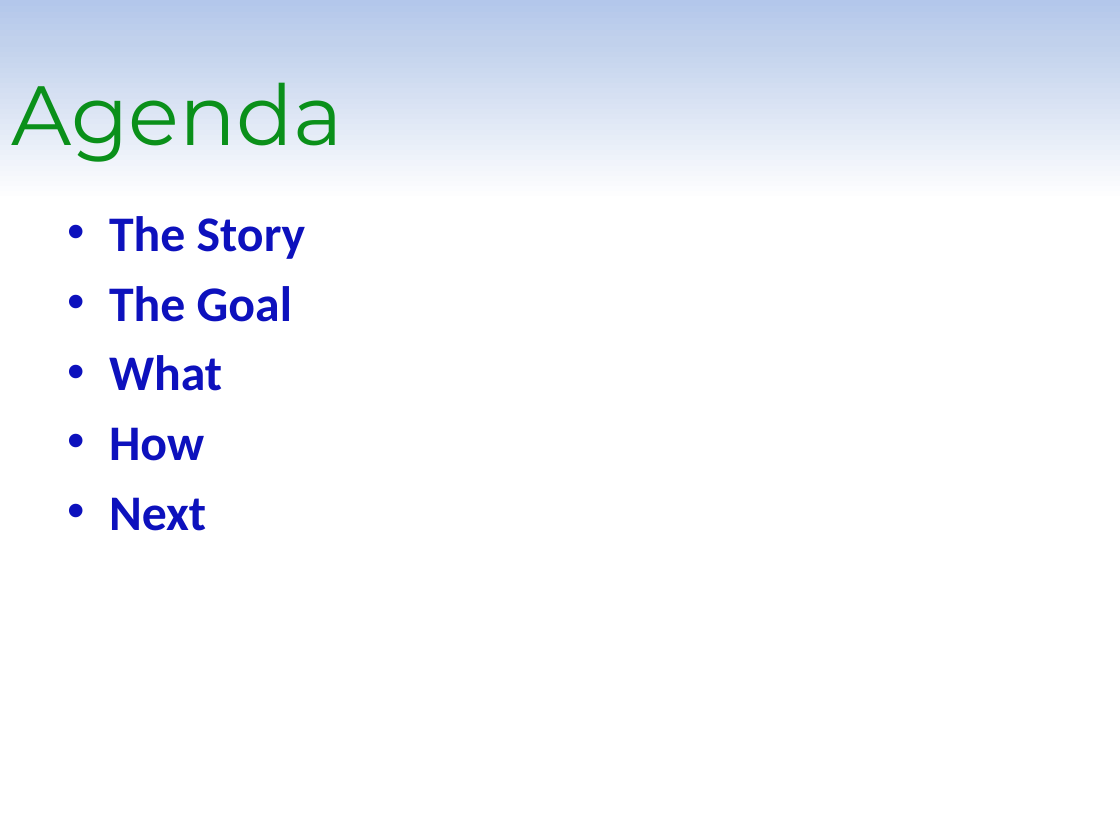
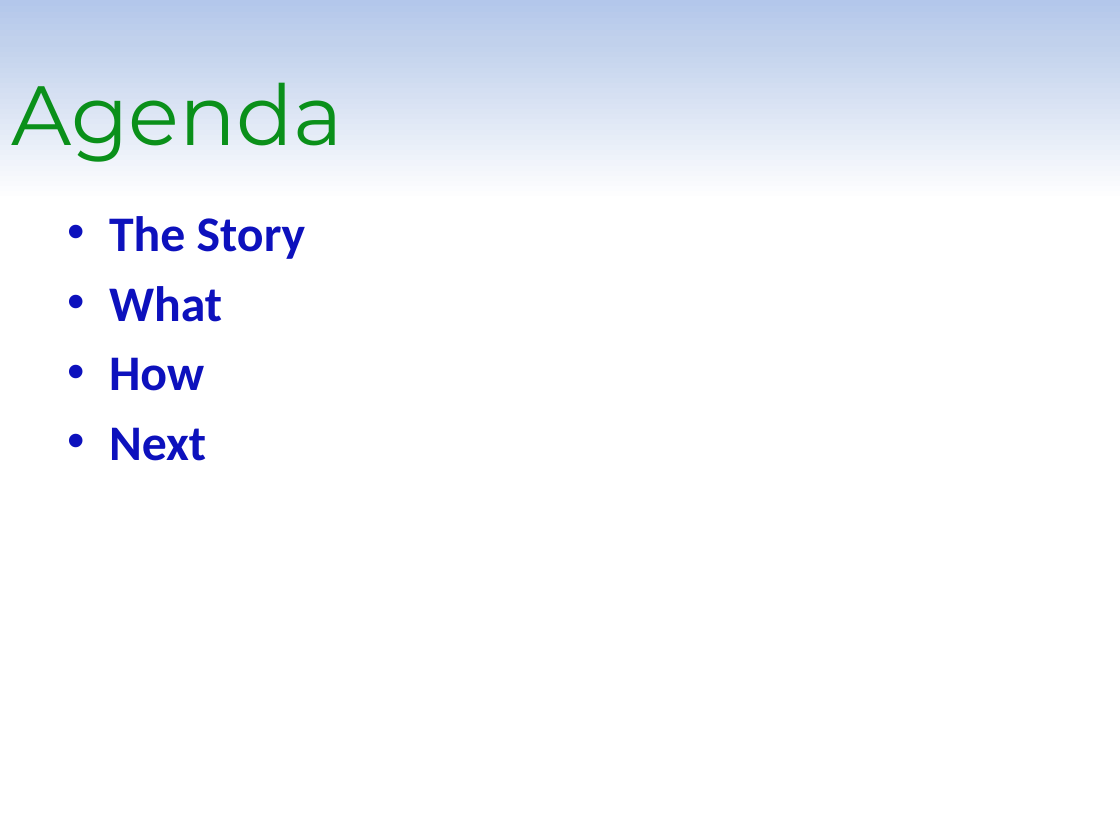
Before and after one commit to Jiangtang/SESUG, a slide deck: slide 7 of 2015/SD103.pptx. Drawn at 1120x840 pixels with LibreOffice and Linux fonts; fonts in the diff are those of the drawing; background and template pictures are left out. Boxes give left, top, right and bottom in pixels: in the first picture for what was removed or moved away, otherwise in the second. Text is boxed around its words. In the diff, an @@ line names an element or a change of style, - is before the commit and + after.

```diff
--- a/2015/SD103.pptx
+++ b/2015/SD103.pptx
@@ text at (x1=109, y1=286, x2=292, y2=322): paragraph removed @@
-• The Goal
```
Also in this commit, not shown: 6 other slides changed, 1 slide removed, 2 other files.
